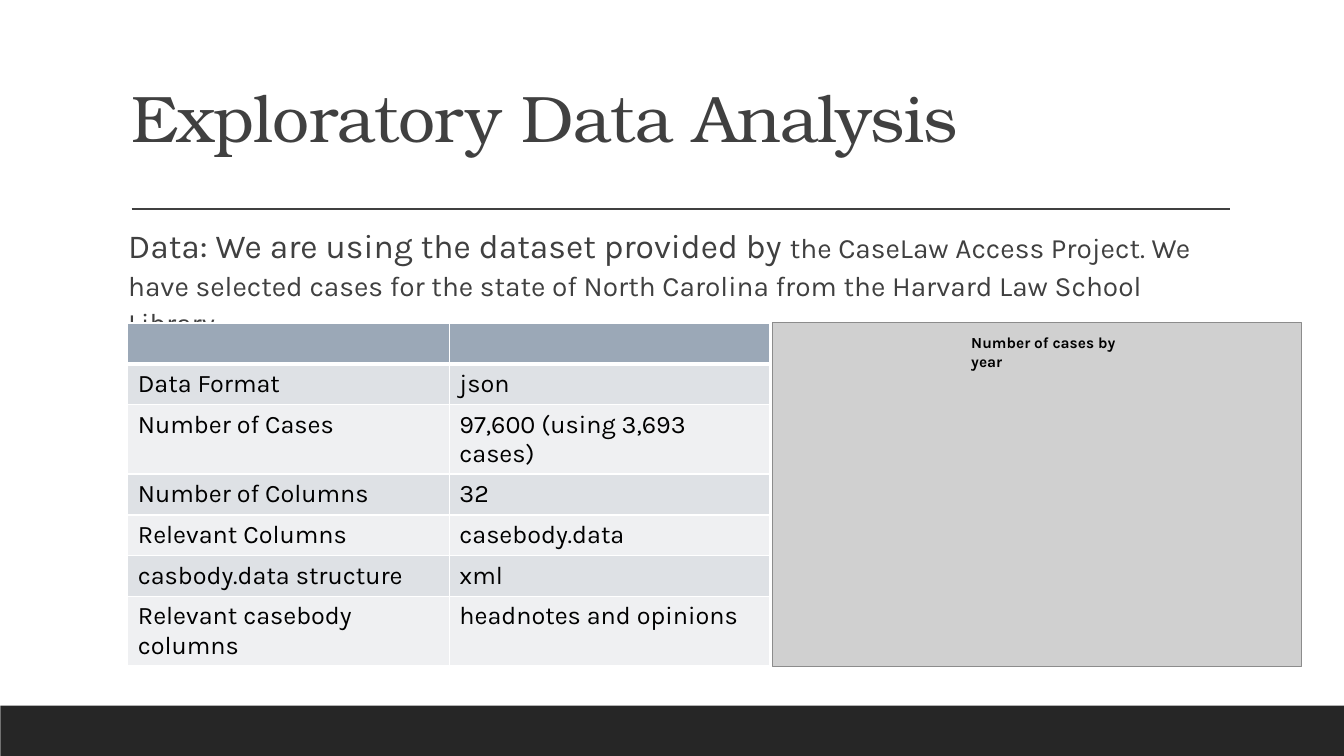
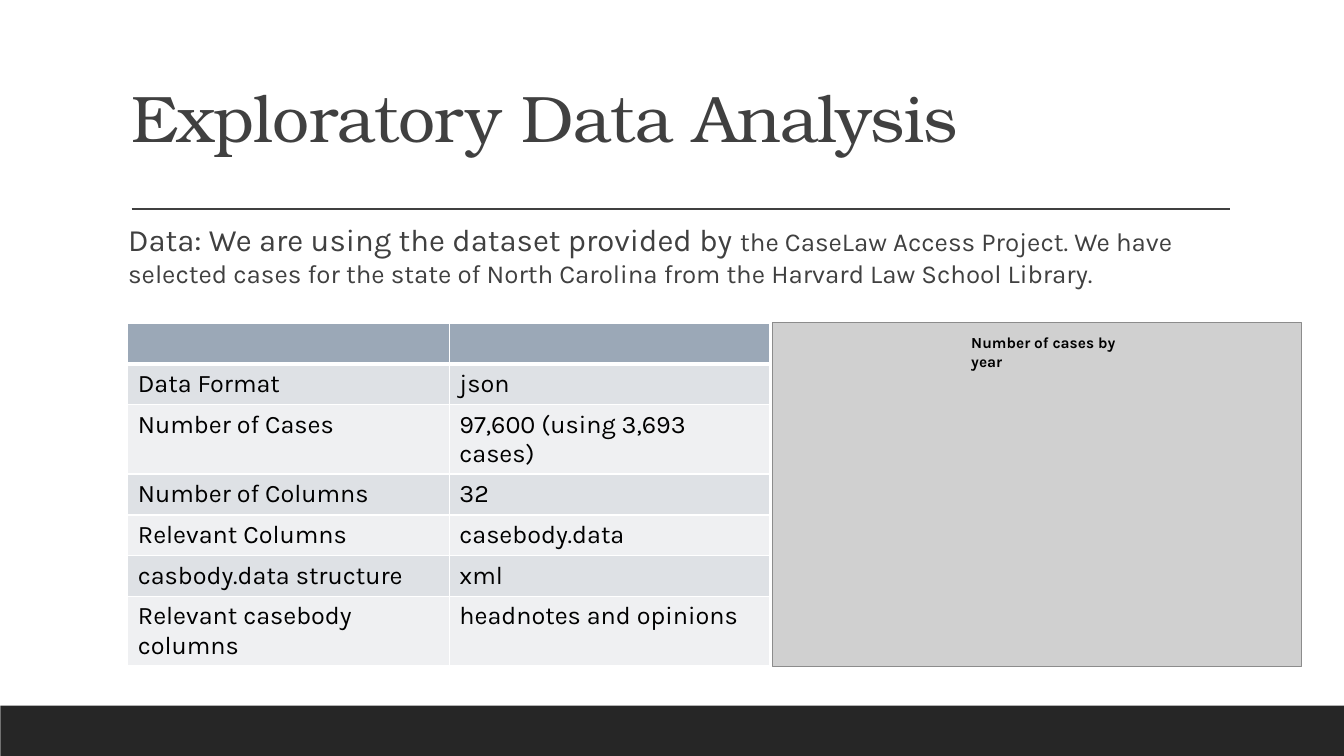
Before and after one commit to gufranpathan/case_law_g45, a slide deck: slide 3 of Group 45 Data Science for Case Law.pptx. Drawn at 1344x756 pixels with LibreOffice and Linux fonts; fonts in the diff are those of the drawing; grey boxes stand for pictures. Boxes give left, top, right and bottom in pixels: in the first picture for what was removed or moved away, otherwise in the second. Text is boxed around its words. In the diff, an @@ line names an element or a change of style, - is before the commit and + after.

```diff
--- a/Group 45 Data Science for Case Law.pptx
+++ b/Group 45 Data Science for Case Law.pptx
@@ text "Data: We are using the ..." at <box>128,229,1172,290</box>: size 24 to 22.2 pt in "Data: We are using the dataset provided ..."; size 20 to 18.5 pt in "the CaseLaw Access Project. We have selected ..."; line spacing 1.1 to 1 @@
```
Also in this commit, not shown: 6 other slides changed, 1 slide added, 1 other file.
